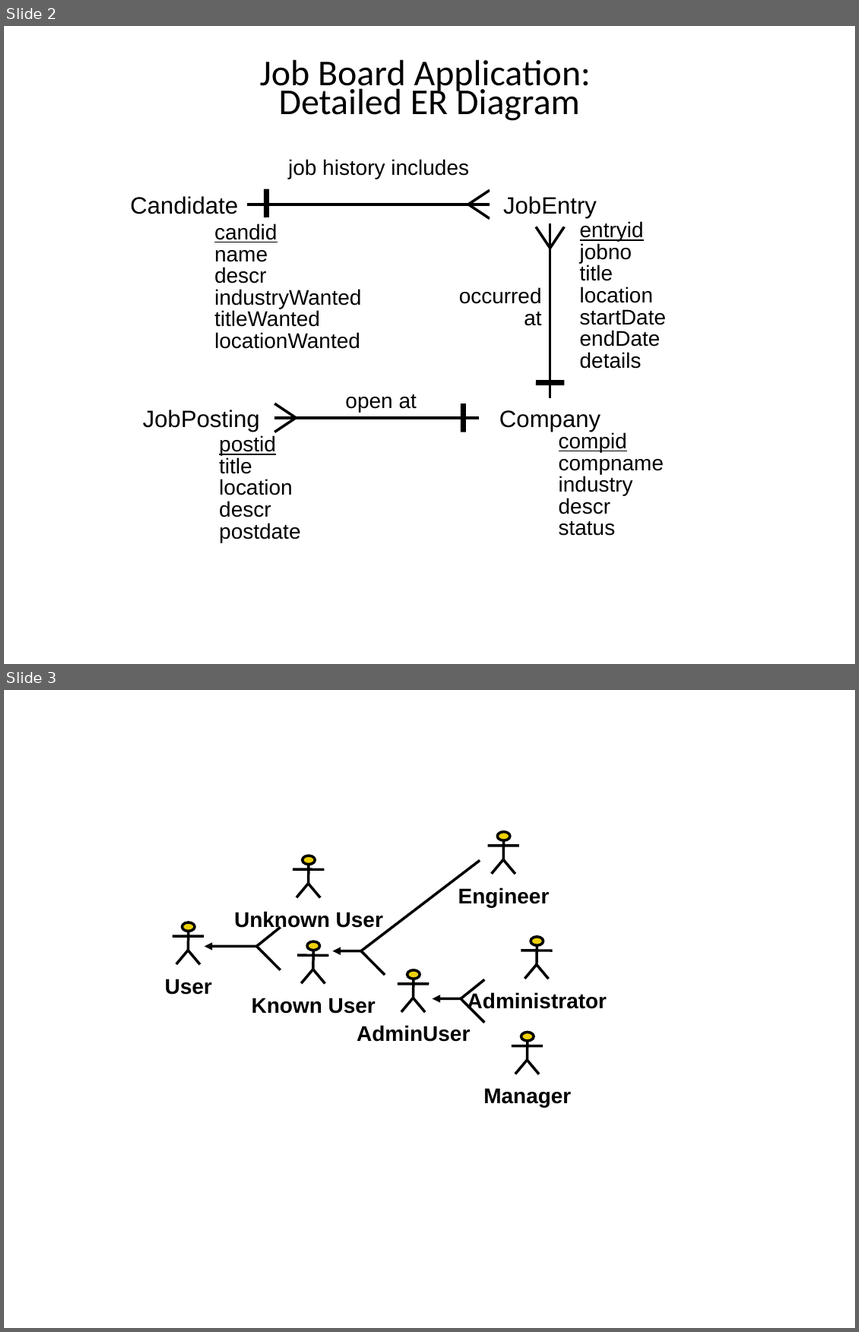
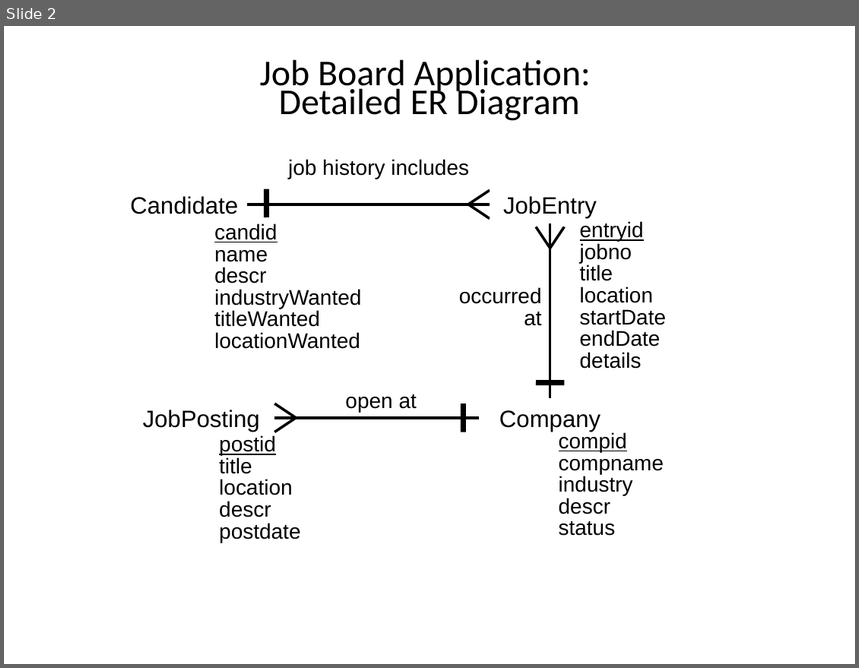
Before and after one commit to kimcharli/src-pe-tools, a slide deck: classes/CS579/dbclass/hw3-2c.pptx. Shown one above the other, each under a label of ours: slides 2 and 3 before the commit, slide 2 after it. The pictures are 859x1332 and 859x668 pixels, drawn with LibreOffice and Linux fonts; fonts in the diff are those of the drawing. Boxes give left, top, right and bottom in pixels: in the first picture for what was removed or moved away, otherwise in the second. Text is boxed around its words. In the diff, an @@ line names an element or a change of style, - is before the commit and + after.

```diff
--- a/classes/CS579/dbclass/hw3-2c.pptx
+++ b/classes/CS579/dbclass/hw3-2c.pptx
@@ slide 3 removed at <box>4,690,855,1328</box>, background #FFFFFF @@
@@ group removed at <box>165,832,607,1107</box>: 34 lines, 7 ellipses, 7 texts, 3 arrows @@
-User
-Unknown User
-Known User
-Administrator
-Engineer
-Manager
-AdminUser
```
Also in this commit, not shown: 5 other files.
